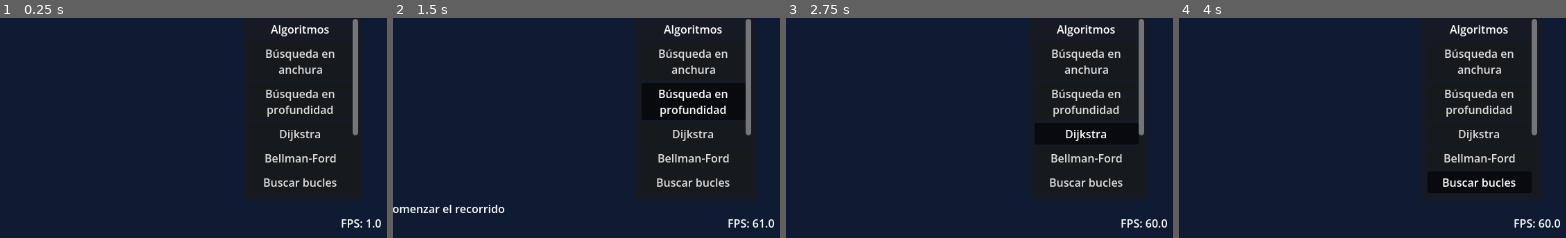
Above: before the commit, frames 1-4 (left to right).
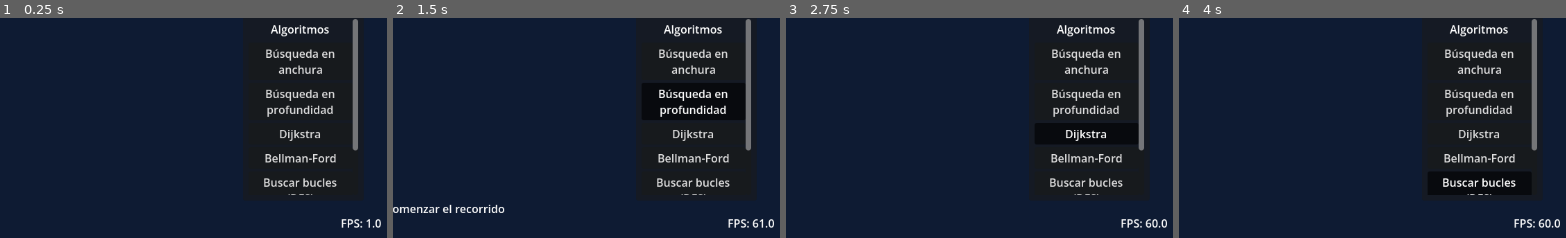
Above: after the commit, the same moments.

Repository: Andresit1524/graphim
Game: Godot game, scene res://assets/world/world.tscn
Two runs of this game, one before a commit and one after it. Both use one fixed random seed, a clock stepped at 60 frames per second and the inputs below.
Inputs (mouse positions are % of the whole screen's width and height, from its top left):
- Up to frame 1 (0.25 s): no input
- Up to frame 2 (1.5 s): click "Búsqueda en anchura" at 0.5 s; click "Búsqueda en profundidad" at 1.25 s
- Up to frame 3 (2.75 s): click "Dijkstra" at 2 s
- Up to frame 4 (4 s): click "Bellman-Ford" at 2.75 s; click (89, 87) at 3.5 s, where only the run before the commit has a clickable "Buscar bucles"
The pictures show only the part of the screen within x 50-100%, y 50-100%; the shares and areas given below are measured in that part.

The runs differ from the first frame. In frame 1, 0.1% of the frame differs, in the area x 74-93%, y 52-81%; in frame 2, 0.1%; in frame 3, 0.1%; in frame 4, 0.1%.

Commit message:
Algoritmos eliminados: A* y Kruskal

Diff:
--- a/assets/algorithms/a_star.gd
+++ /dev/null
@@ -1,5 +0,0 @@
-class_name AStar extends BaseAlgorithm
-
-
-func start() -> void:
-	pass
--- a/assets/algorithms/kruskal.gd
+++ /dev/null
@@ -1,5 +0,0 @@
-class_name Kruskal extends BaseAlgorithm
-
-
-func start() -> void:
-	pass
--- a/assets/world/world.tscn
+++ b/assets/world/world.tscn
@@ -12,10 +12,8 @@
 [ext_resource type="Script" uid="uid://cyofd7al8ov4n" path="res://assets/algorithms/dijkstra.gd" id="10_v8xi1"]
 [ext_resource type="Script" uid="uid://bnvorpmn2brjf" path="res://assets/algorithms/dfs.gd" id="11_qxs72"]
 [ext_resource type="Script" uid="uid://brcktjt2s0ekb" path="res://assets/algorithms/bfs.gd" id="12_tic65"]
-[ext_resource type="Script" uid="uid://mlfenb31lie7" path="res://assets/algorithms/kruskal.gd" id="13_7iag1"]
 [ext_resource type="Script" uid="uid://buenckibf5dfu" path="res://assets/algorithms/coloring.gd" id="14_4f15s"]
 [ext_resource type="Script" uid="uid://ck1j7psayco4f" path="res://assets/algorithms/bellman_ford.gd" id="15_5it4x"]
-[ext_resource type="Script" uid="uid://clvdfserpd72l" path="res://assets/algorithms/a_star.gd" id="16_7iag1"]
 [ext_resource type="Script" uid="uid://ghyg4iu44w46" path="res://assets/algorithms/page_rank.gd" id="17_4f15s"]
 
 [sub_resource type="LabelSettings" id="LabelSettings_lh2ud"]
@@ -291,19 +289,11 @@
 
 [node name="SearchLoops" type="Node" parent="Algorithms" unique_id=410380872]
 script = ExtResource("9_moqa0")
-button_name = "Buscar bucles"
-
-[node name="Kruskal" type="Node" parent="Algorithms" unique_id=1102558979]
-script = ExtResource("13_7iag1")
-button_name = "Kruskal"
+button_name = "Buscar bucles (DFS)"
 
 [node name="Coloring" type="Node" parent="Algorithms" unique_id=1742296094]
 script = ExtResource("14_4f15s")
 button_name = "Colorear"
-
-[node name="AStar" type="Node" parent="Algorithms" unique_id=1754430314]
-script = ExtResource("16_7iag1")
-button_name = "A*"
 
 [node name="PageRank" type="Node" parent="Algorithms" unique_id=1909036777]
 script = ExtResource("17_4f15s")
Not shown, removed: assets/algorithms/a_star.gd.uid
Not shown, removed: assets/algorithms/kruskal.gd.uid
